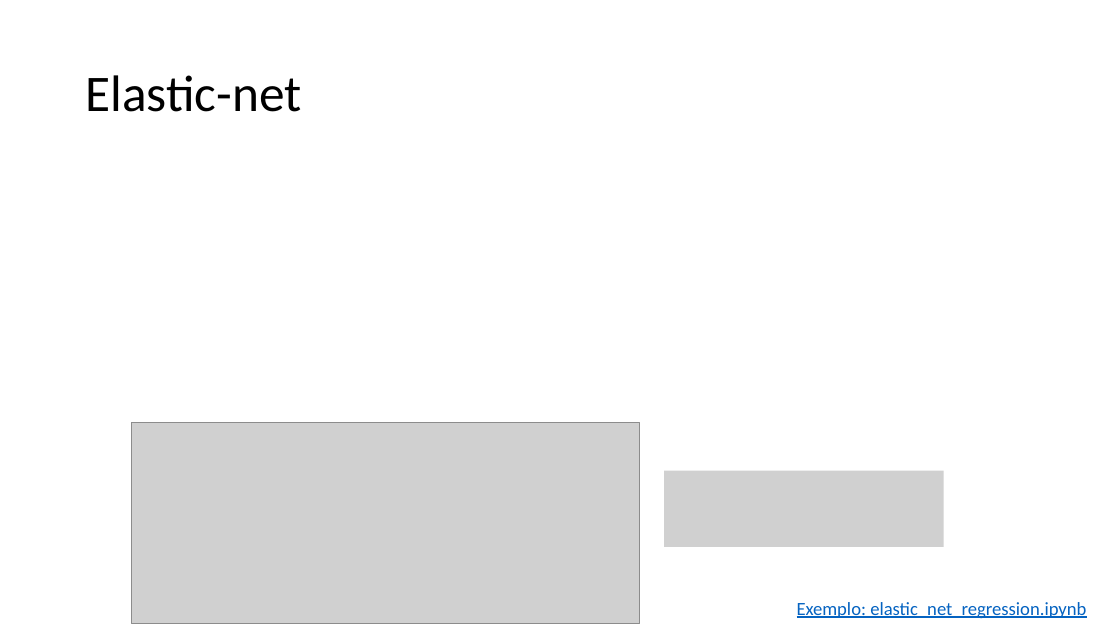
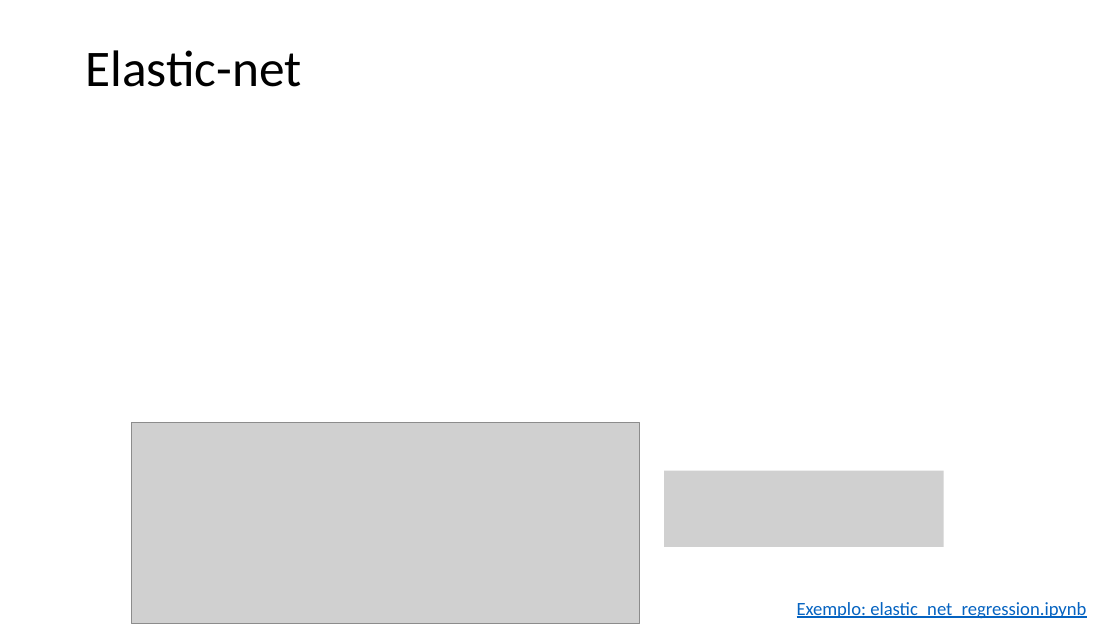
Before and after one commit to zz4fap/t319_aprendizado_de_maquina, a slide deck: slide 10 of slides/T319_Regressão_Linear (Parte VI).pptx. Drawn at 1120x630 pixels with LibreOffice and Linux fonts; fonts in the diff are those of the drawing; grey boxes stand for pictures. Boxes give left, top, right and bottom in pixels: in the first picture for what was removed or moved away, otherwise in the second. Text is boxed around its words. In the diff, an @@ line names an element or a change of style, - is before the commit and + after.

```diff
--- a/slides/T319_Regressão_Linear (Parte VI).pptx
+++ b/slides/T319_Regressão_Linear (Parte VI).pptx
@@ title "Elastic-net": place and size @@
-title "Elastic-net" at (85,75,301,112)
+title "Elastic-net" at (85,50,301,87)
```
Also in this commit, not shown: 8 other slides changed, 1 other file.
